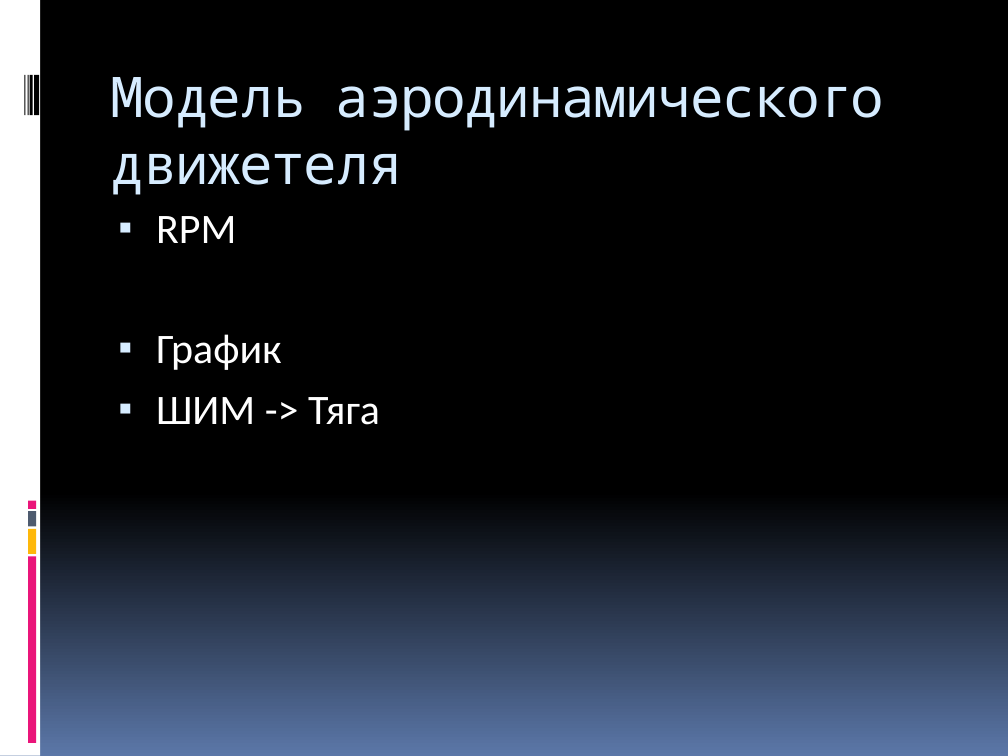
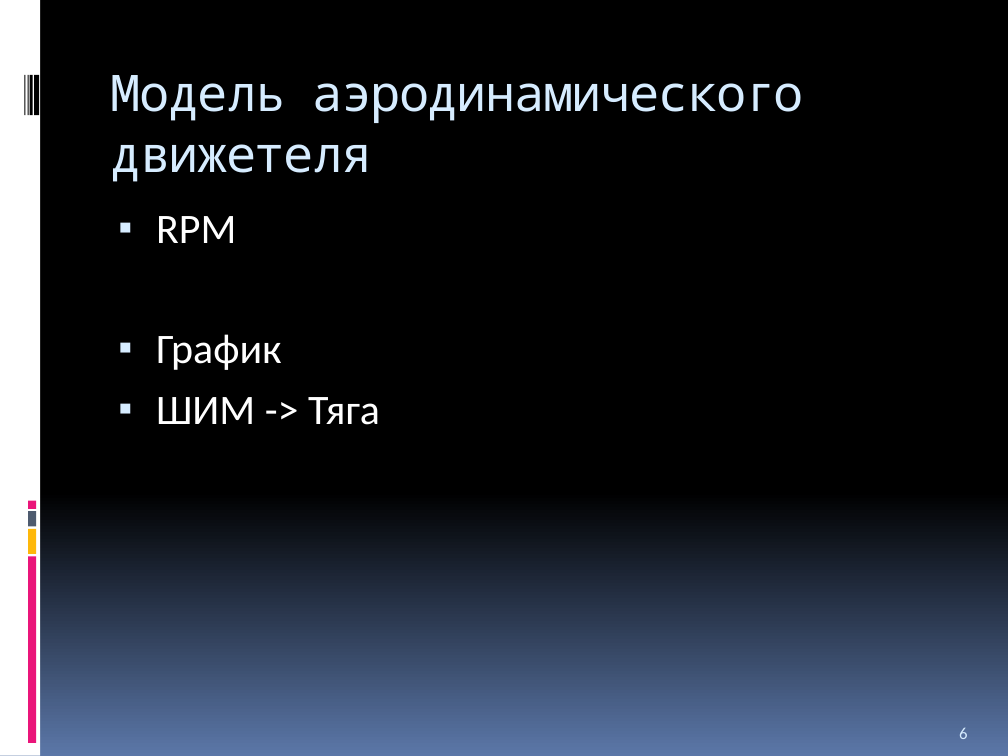
Before and after one commit to yaceq/quadro-xds, a slide deck: slide 6 of Docs/Medias2012.pptx (slide 15 before the commit). Drawn at 1008x756 pixels with LibreOffice and Linux fonts; fonts in the diff are those of the drawing. Boxes give left, top, right and bottom in pixels: in the first picture for what was removed or moved away, otherwise in the second. Text is boxed around its words. In the diff, an @@ line names an element or a change of style, - is before the commit and + after.

```diff
--- a/Docs/Medias2012.pptx
+++ b/Docs/Medias2012.pptx
@@ title "Модель аэродинамического движетеля" at bbox=[111, 75, 805, 182]: size 40 to 36 pt @@
@@ page number added at bbox=[959, 728, 967, 739], 12 pt, text #D6ECFF @@
+6
```
Also in this commit, not shown: 11 other slides changed, 3 slides added, 10 slides removed, 8 other files.
